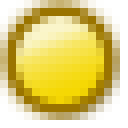
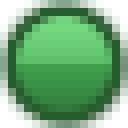
Revision of a layered 128×128 image; what changed, layer by layer:
renamed "red" to "16", showed the group it (8 layers) over [16, 16, 112, 112]
added group "green" (1st of 4, in "16") with 1 layers in group "16" over [16, 16, 112, 112]
added layer "green" (2nd of 4, in "16" › "green") in group "green" over [16, 16, 112, 112]
renamed "yellow" to "15", hid the group it (2 layers) over [16, 16, 104, 104]
moved "yellow" (2nd of 4, in "15" › "yellow") into group "yellow" over [16, 16, 104, 104]
